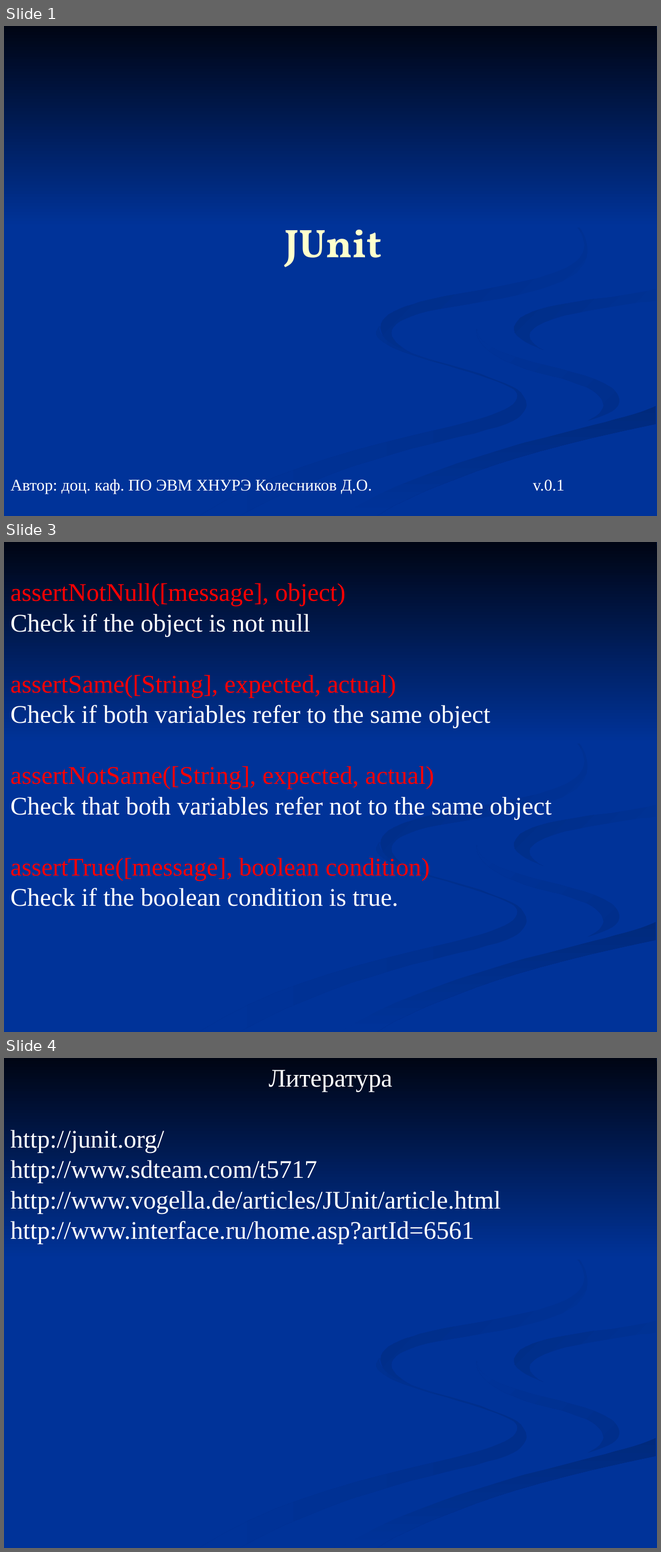
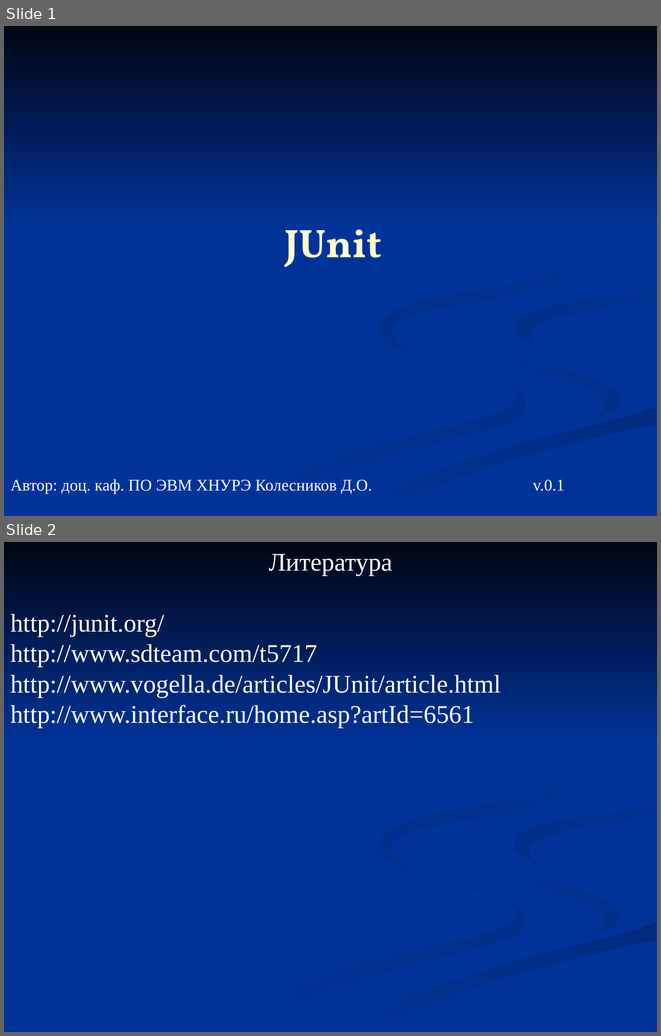
Before and after one commit to kostakoida/PrPrLab, a slide deck: PotomkinKostiantyn/06_junit.ppt. Shown one above the other, each under a label of ours: slides 1, 3 and 4 before the commit, slides 1 and 2 after it; the slides between them are not shown. The pictures are 661x1552 and 661x1036 pixels, drawn with LibreOffice and Linux fonts; fonts in the diff are those of the drawing. Boxes give left, top, right and bottom in pixels: in the first picture for what was removed or moved away, otherwise in the second. Text is boxed around its words. In the diff, an @@ line names an element or a change of style, - is before the commit and + after.

```diff
--- a/PotomkinKostiantyn/06_junit.ppt
+++ b/PotomkinKostiantyn/06_junit.ppt
@@ slide 3 removed at bbox=[4, 542, 657, 1032], background #003399; not listed: 7 template elements that a slide beside it also shows @@
@@ text removed at bbox=[10, 583, 551, 906] @@
-assertNotNull([message], object)
-Check if the object is not null
-assertSame([String], expected, actual)
-Check if both variables refer to the same object
-assertNotSame([String], expected, actual)
-Check that both variables refer not to the same object
-assertTrue([message], boolean condition)
-Check if the boolean condition is true.
@@ what was slide 4 is now slide 2 @@
```
Also in this commit, not shown: 1 other slide removed.
